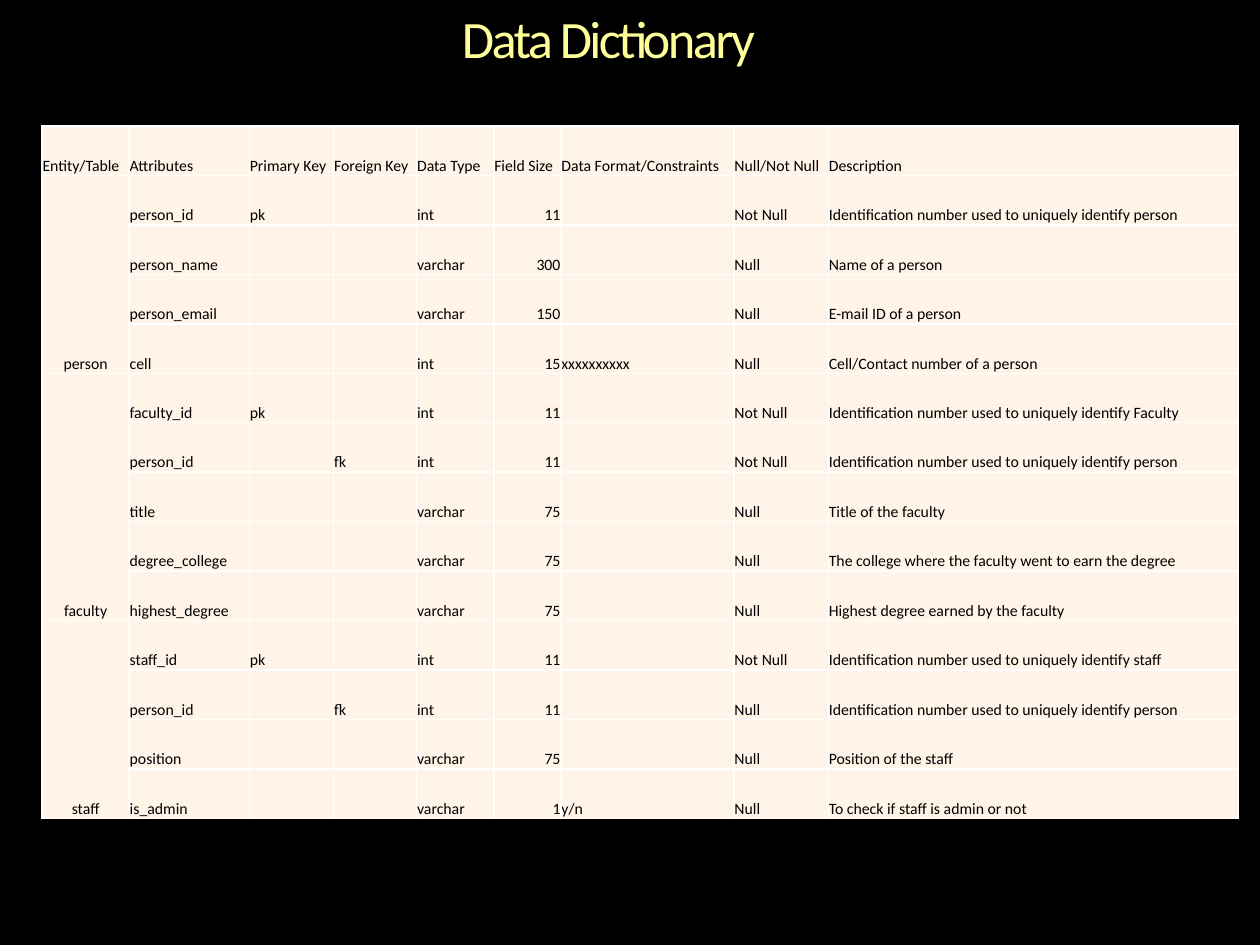
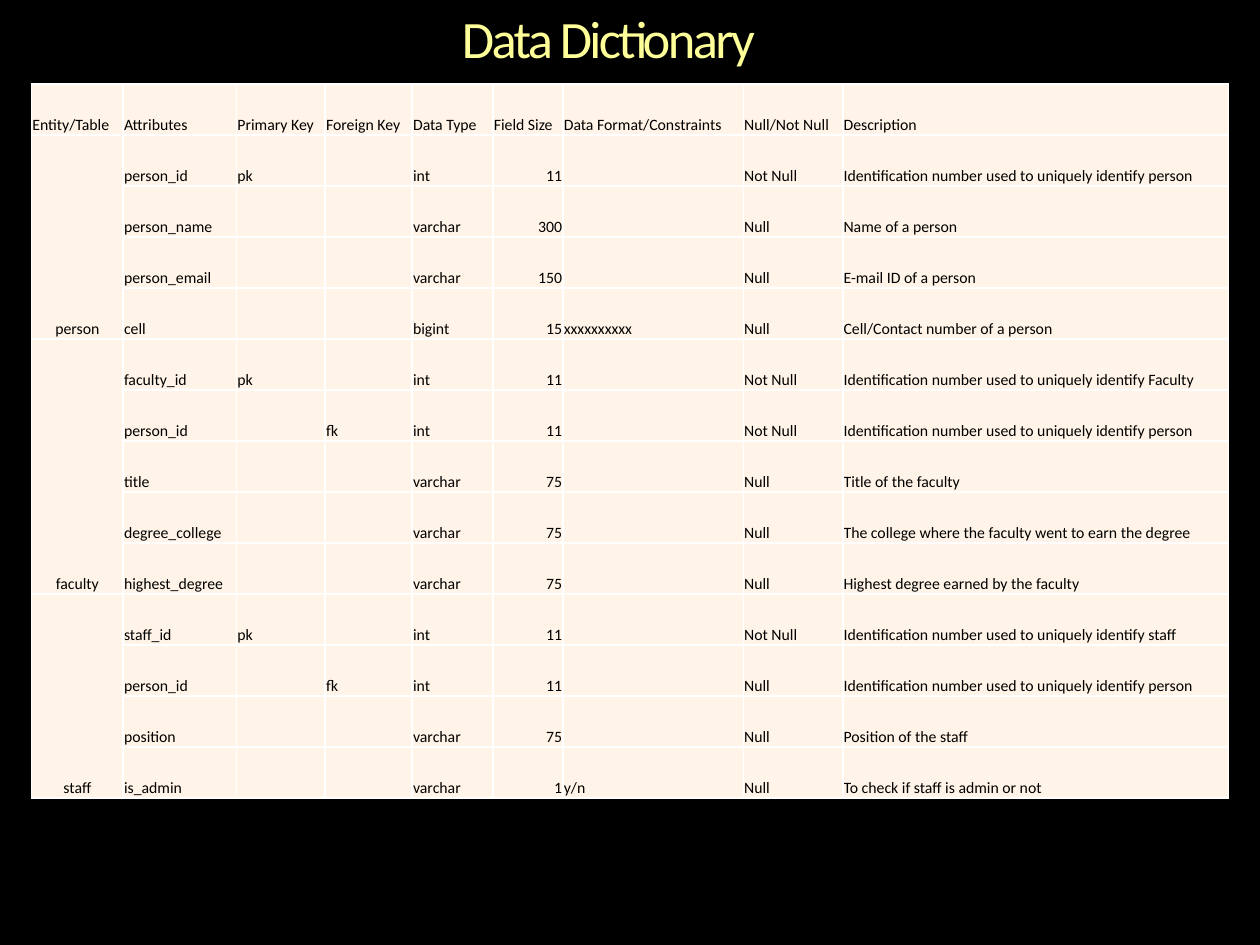
Before and after one commit to dhananjay-arora/Database-System, a slide deck: slide 8 of Group7.pptx (slide 7 before the commit). Drawn at 1260x945 pixels with LibreOffice and Linux fonts; fonts in the diff are those of the drawing; background and template pictures are left out. Boxes give left, top, right and bottom in pixels: in the first picture for what was removed or moved away, otherwise in the second. Text is boxed around its words. In the diff, an @@ line names an element or a change of style, - is before the commit and + after.

```diff
--- a/Group7.pptx
+++ b/Group7.pptx
@@ table at <box>32,84,1228,800</box> @@
-row 5, column 5: int
+row 5, column 5: bigint
@@ table: place and size @@
-table at <box>42,126,1237,821</box>
+table at <box>32,84,1228,800</box>
```
Also in this commit, not shown: 3 other slides changed, 1 slide added, 4 other files.
